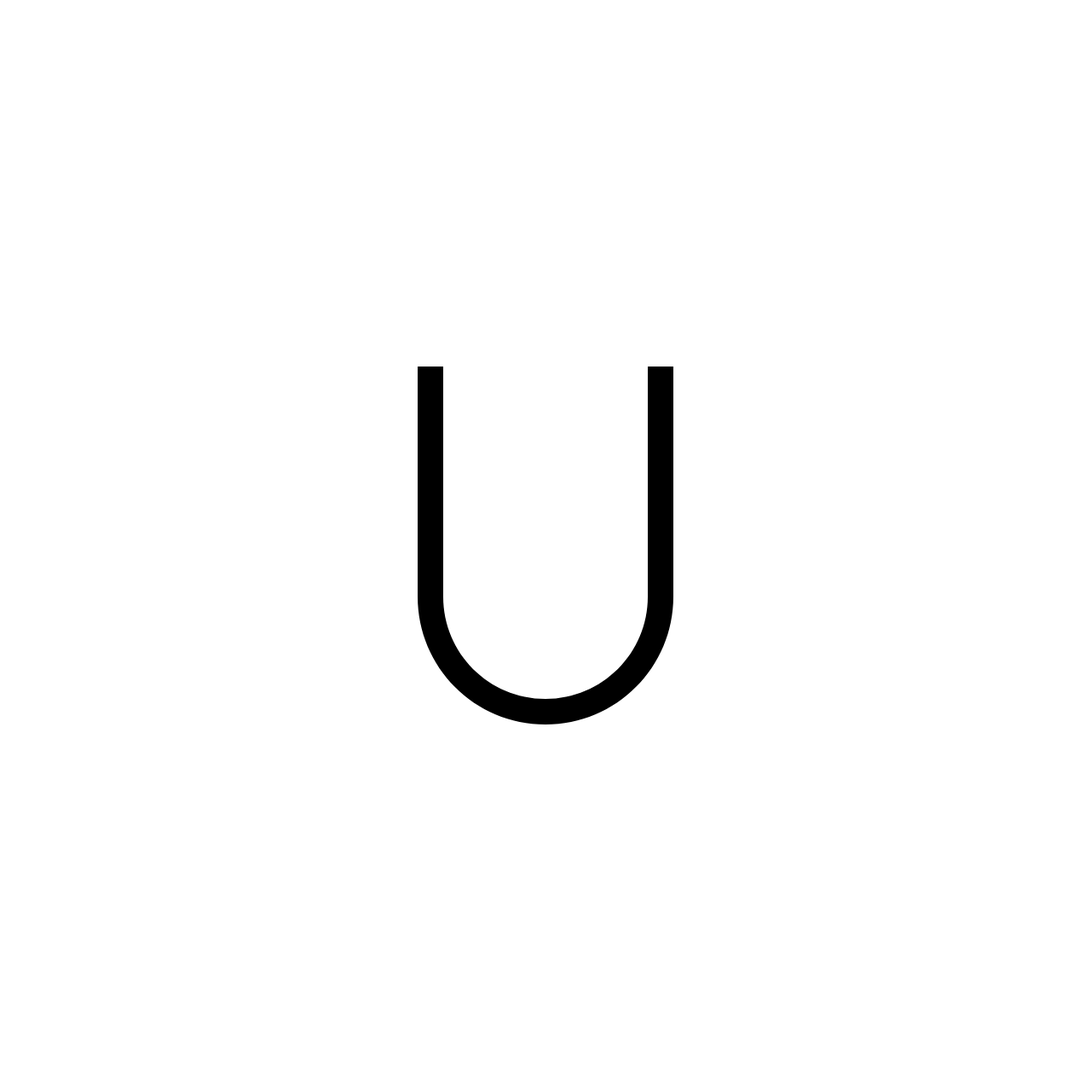
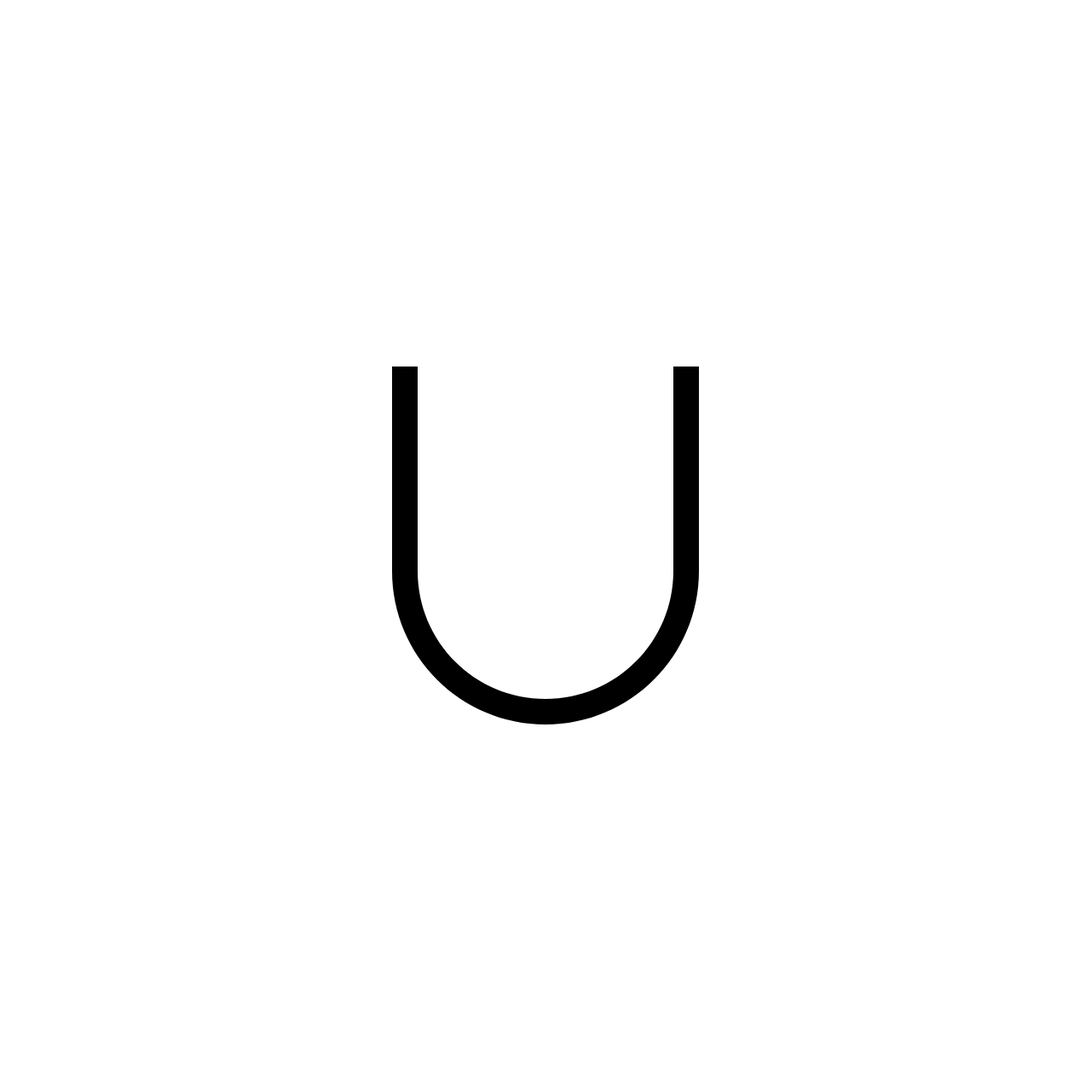
Two versions of the same layered image (1091x1091). Layer-by-layer changes:
pixels changed over [392, 366, 700, 725] (layer not identified)
